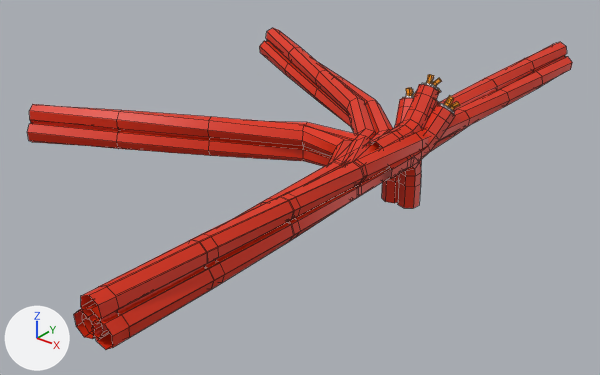
Renders of the FBX model Assets/Assets/Meshes/LabMeshes/Wires.fbx from each side of a commit.
Both versions are drawn from a camera (50 mm lens) standing at (0.357, -0.596, 0.291) and looking at (-0.105, -0.019, -0.067). Arrows for +X, +Y and +Z are at lower left; the lights stay in place. Mesh edges are drawn as thin lines. Where no turn or scale is listed for an object, it has been applied to the vertices.

The scene before the commit, as lines of its bpy script (objects in view):
```python
ob_frayed_end_bundle = bpy.data.objects.new('Frayed_End_Bundle', me_mesh_007)
ob_frayed_end_bundle.location = (0.0, -0.0488, -0.0005)
ob_sharp_bent_wire_bundle = bpy.data.objects.new('Sharp_Bent_Wire_Bundle', me_mesh_003)
ob_sharp_bent_wire_bundle.location = (0.0, 0.0, 0.0)
ob_sharp_bent_wire_single = bpy.data.objects.new('Sharp_Bent_Wire_Single', me_mesh_002)
ob_sharp_bent_wire_single.location = (0.0, 0.0, 0.0)
ob_soft_bent_wire_bundle = bpy.data.objects.new('Soft_Bent_wire_bundle', me_mesh_005)
ob_soft_bent_wire_bundle.location = (0.0, 0.0, 0.0)
ob_straight_wire_bundle = bpy.data.objects.new('Straight_Wire_Bundle', me_mesh_001)
ob_straight_wire_bundle.location = (0.0, 0.0, 0.0)
ob_wire_end_bundle = bpy.data.objects.new('Wire_End_Bundle', me_mesh_009)
ob_wire_end_bundle.location = (0.0, -0.0227, -0.0005)
```
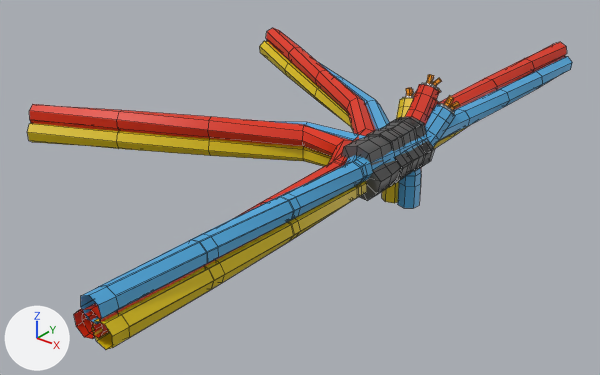
What the commit changed:
me_mesh_003 has 189 vertices, 168 faces and spans x -0.312..0.018, y -0.35..-0.027, z -0.02..0.02.
me_mesh_003 is used by ob_sharp_bent_wire_bundle; location (0.0, 0.0, 0.0).
me_mesh_003 part 3: texture (UV) coordinates of 112 of 168 faces, centred in x -0.275..0.017, y -0.307..-0.028, z -0.018..0.018, changed; they spanned u 0.0..0.25, v 0.26..0.37 and now span u 0.5..0.99, v 0.26..0.37.
me_mesh_007 has 300 vertices, 270 faces and spans x -0.0275..0.0275, y 0.0..0.0976, z -0.0144..0.0571.
me_mesh_007 is used by ob_frayed_end_bundle; location (0.0, -0.0488, -0.0005).
me_mesh_007 part 2: texture (UV) coordinates of 98 of 270 faces, centred in x -0.0264..0.0264, y 0.0159..0.0918, z -0.0131..0.0331, changed; they spanned u 0.03..0.23, v 0.25..0.37 and now span u 0.52..0.98, v 0.25..0.37.
me_mesh_001 has 189 vertices, 168 faces and spans x -0.02..0.02, y -0.337..0.337, z -0.02..0.02.
me_mesh_001 is used by ob_straight_wire_bundle; location (0.0, 0.0, 0.0).
me_mesh_001 part 5: texture (UV) coordinates of 168 of 168 faces, centred in x -0.018..0.018, y -0.295..0.295, z -0.018..0.018, changed; they spanned u 0.01..0.24, v 0.26..0.36 and now span u 0.01..0.99, v 0.26..0.36.
me_mesh_009 has 126 vertices, 105 faces and spans x -0.018..0.018, y 0.0..0.0454, z -0.0544..0.0205.
me_mesh_009 is used by ob_wire_end_bundle; location (0.0, -0.0227, -0.0005).
me_mesh_009 part 1: texture (UV) coordinates of 105 of 105 faces, centred in x -0.0176..0.0177, y 0.004..0.0435, z -0.0435..0.0175, changed; they spanned u 0.06..0.2, v 0.26..0.37 and now span u 0.08..0.94, v 0.26..0.37.
me_mesh_005 has 189 vertices, 168 faces and spans x -0.312..0.018, y -0.35..0.191, z -0.02..0.02.
me_mesh_005 is used by ob_soft_bent_wire_bundle; location (0.0, 0.0, 0.0).
me_mesh_005 part 4: texture (UV) coordinates of 112 of 168 faces, centred in x -0.274..0.017, y -0.306..0.169, z -0.018..0.018, changed; they spanned u 0.0..0.25, v 0.25..0.36 and now span u 0.51..1.0, v 0.25..0.36.
Mesh me_mesh_010 is new.
It has 74 vertices, 84 faces and spans x -0.0247..0.0247, y -0.0761..0.01, z -0.0217..0.0249.
It uses material mat_lab_atlas (picture img_lab_pseudoatlas_png).
Mesh me_mesh_011 is new.
It has 74 vertices, 84 faces and spans x -0.0247..0.0247, y -0.0424..0.0056, z -0.0217..0.0249.
It uses material mat_lab_atlas (picture img_lab_pseudoatlas_png).
Object 'Connector_longer' (ob_connector_longer) is new; it shows me_mesh_010.
Its location is (0.0, 0.0, 0.0).
Object 'Connector_shorter' (ob_connector_shorter) is new; it shows me_mesh_011.
Its location is (0.0, 0.0, 0.0).

What differs and where, as boxes [x1, y1, x2, y2] in the pictures (600 x 375 px):
'Connector_longer', added
    after: [342, 117, 434, 201]
'Connector_shorter', added
    after: [367, 118, 431, 187]
part 1 of me_mesh_009, surface changed (red to blue)
    before: [382, 158, 422, 208]
    after: [382, 168, 421, 208]
part 2 of me_mesh_007, surface changed (red to blue)
    before: [385, 97, 455, 181]
    after: [396, 97, 455, 147]
part 3 of me_mesh_003, surface changed
    before: [27, 121, 371, 350]
    after: [27, 121, 366, 350]
part 4 of me_mesh_005, surface changed
    before: [82, 41, 393, 349]
    after: [82, 41, 390, 349]
part 5 of me_mesh_001, surface changed
    both: [98, 42, 572, 337]
